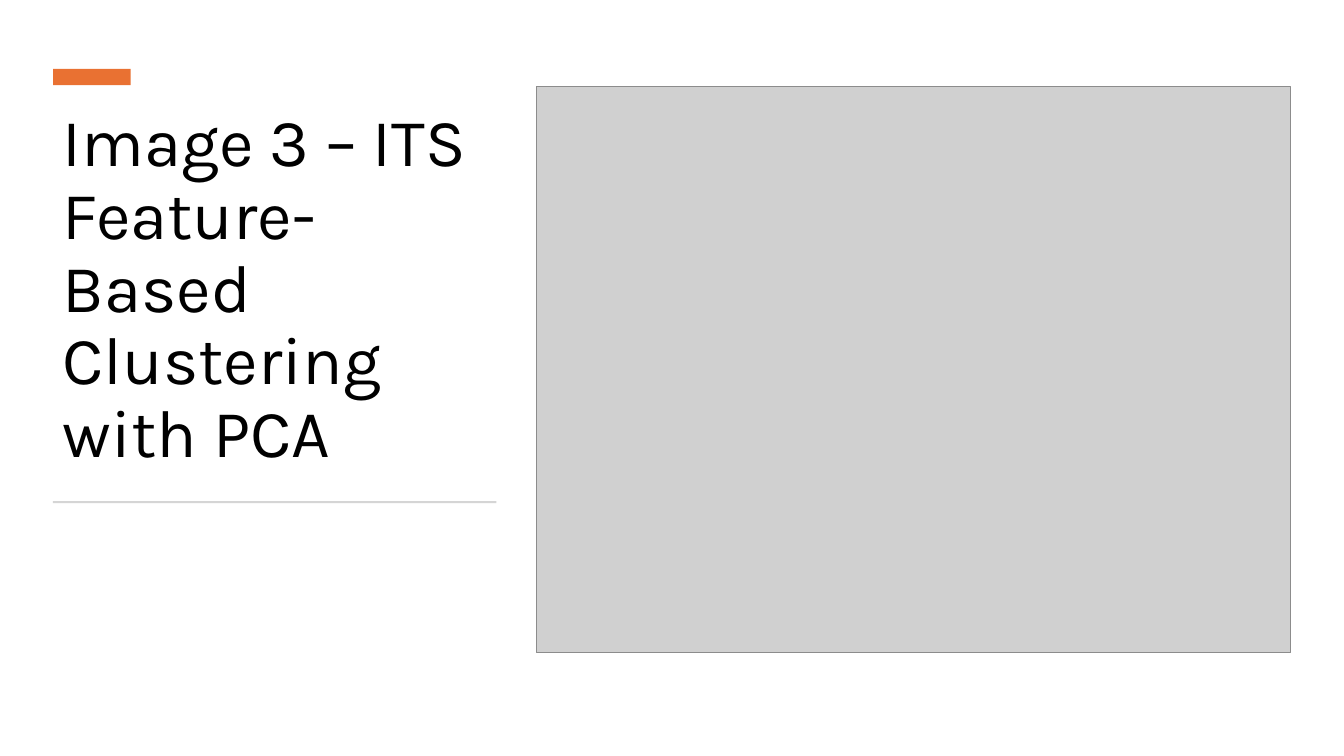
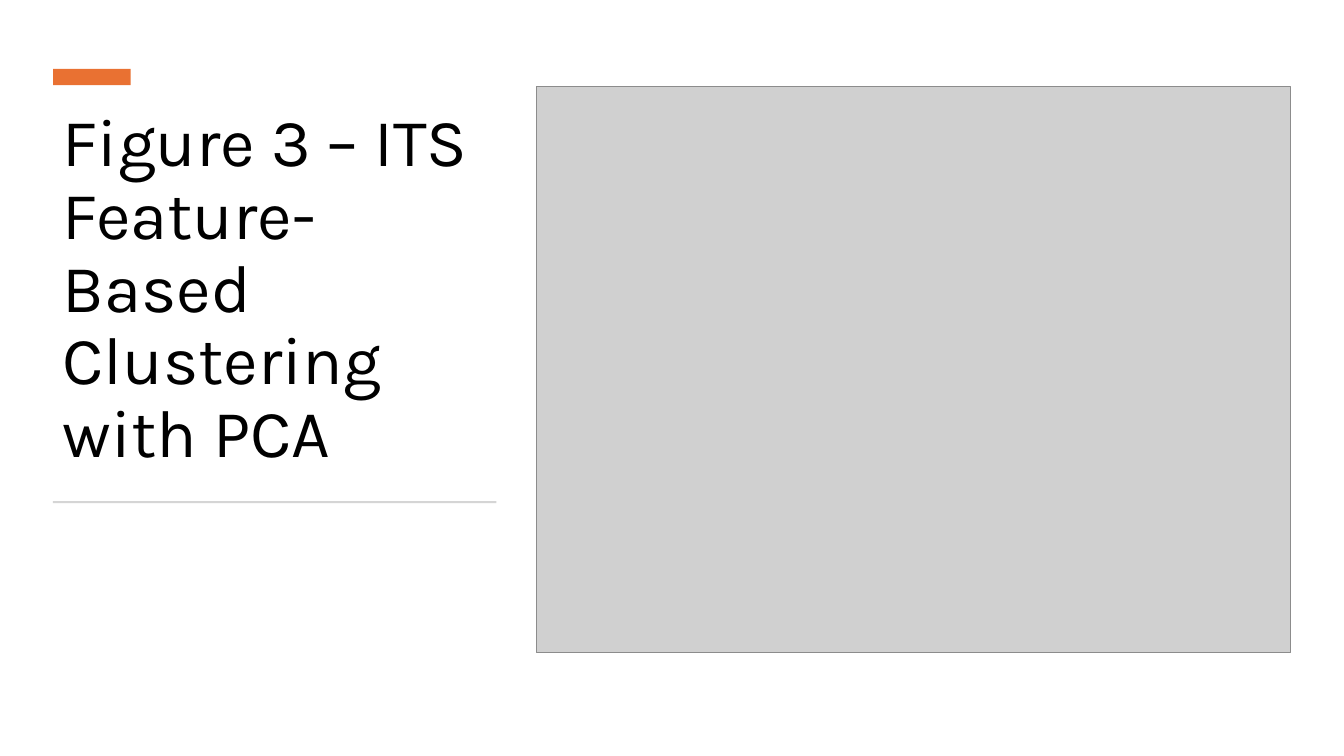
Before and after one commit to snsaiphoo/binf6210_assignment4, a slide deck: slide 11 of doc/Candida Comparison.pptx (slide 10 before the commit). Drawn at 1344x756 pixels with LibreOffice and Linux fonts; fonts in the diff are those of the drawing; grey boxes stand for pictures. Boxes give left, top, right and bottom in pixels: in the first picture for what was removed or moved away, otherwise in the second. Text is boxed around its words. In the diff, an @@ line names an element or a change of style, - is before the commit and + after.

```diff
--- a/doc/Candida Comparison.pptx
+++ b/doc/Candida Comparison.pptx
@@ title at box(63, 119, 467, 458): text changed @@
-Image 3 – ITS Feature-Based Clustering with PCA
+Figure 3 – ITS Feature-Based Clustering with PCA
```
Also in this commit, not shown: 9 other slides changed, 11 slides added, 10 slides removed.
